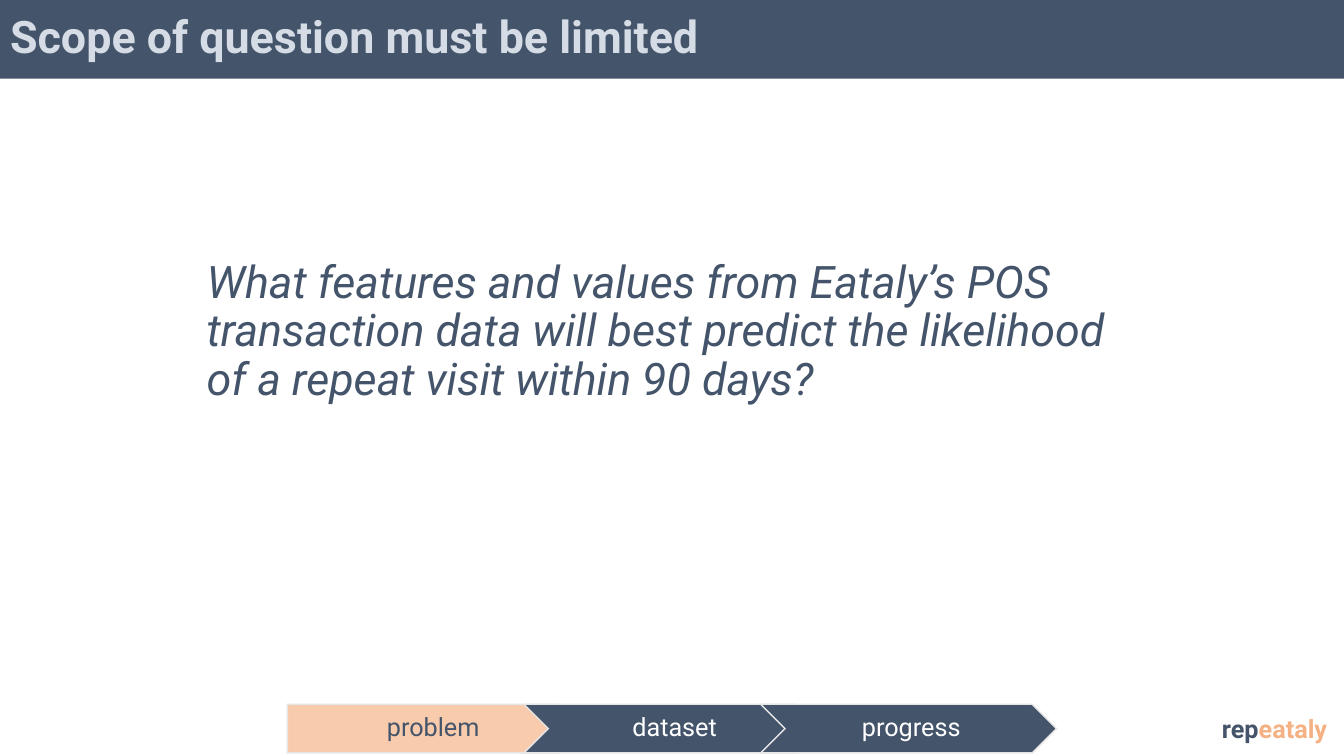
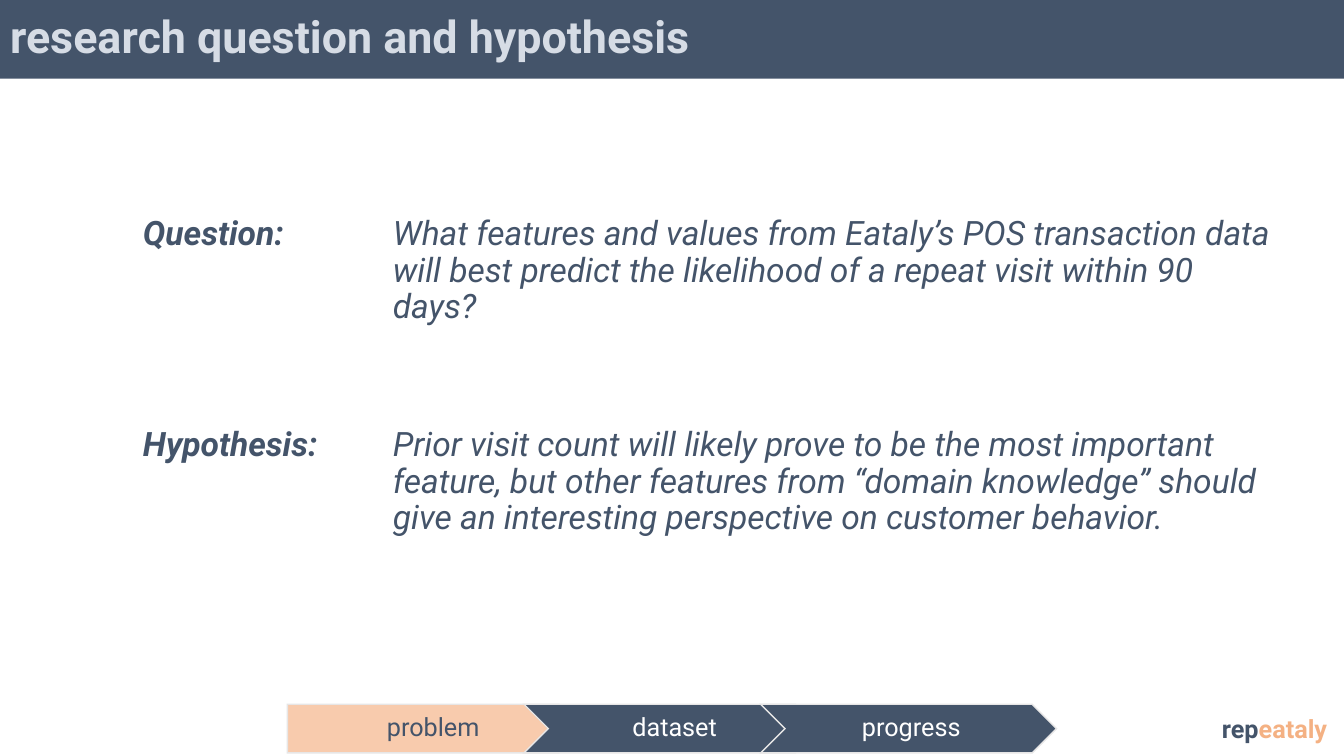
Before and after one commit to zenyui/ga-portfolio, a slide deck: slide 3 of project/repeataly_presentation_final.pptx. Drawn at 1344x756 pixels with LibreOffice and Linux fonts; fonts in the diff are those of the drawing. Boxes give left, top, right and bottom in pixels: in the first picture for what was removed or moved away, otherwise in the second. Text is boxed around its words. In the diff, an @@ line names an element or a change of style, - is before the commit and + after.

```diff
--- a/project/repeataly_presentation_final.pptx
+++ b/project/repeataly_presentation_final.pptx
@@ title at [10,19,689,63]: text changed @@
-Scope of question must be limited
+research question and hypothesis
@@ text added at [143,220,284,249], 24 pt, text #44546A, bold, italic @@
+Question:
@@ text "What features and values from ...": place and size @@
-text "What features and values from ..." at [207,264,1105,405]
+text "What features and values from ..." at [393,219,1269,325]
@@ text "What features and values from ..." at [393,219,1269,325]: size 32 to 24 pt @@
@@ text added at [143,431,317,464], 24 pt, text #44546A, bold, italic @@
+Hypothesis:
@@ text added at [393,431,1256,536], 24 pt, text #44546A, italic @@
+Prior visit count will likely prove to be the most important feature, but other features from “domain knowledge” should give an interesting perspective on customer behavior.
```
Also in this commit, not shown: 3 other slides changed, 1 slide added, 1 other file.
